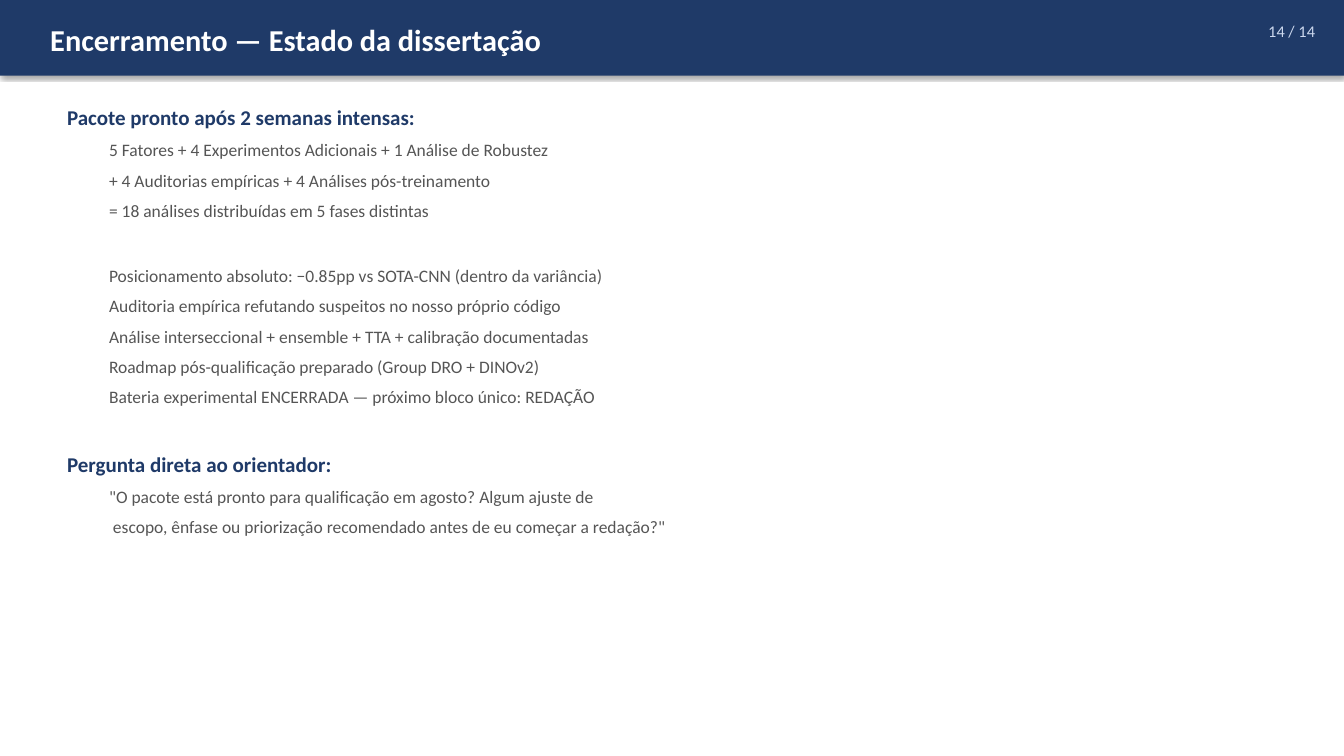
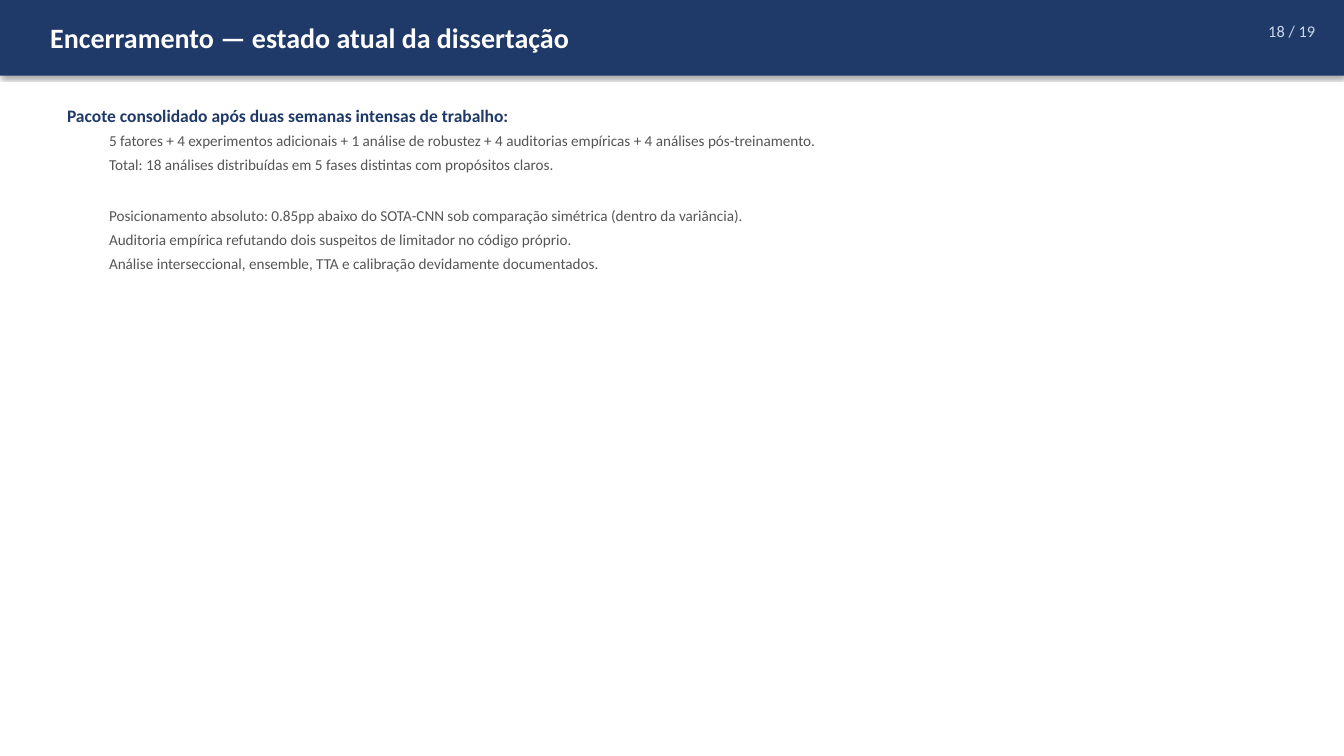
Before and after one commit to marcellozzetti/Facial-Recognition-Models-Mitigating-Bias, a slide deck: slide 18 of docs/apresentações/apresentacao_orientador_2026-05-24.pptx (slide 14 before the commit). Drawn at 1344x756 pixels with LibreOffice and Linux fonts; fonts in the diff are those of the drawing. Boxes give left, top, right and bottom in pixels: in the first picture for what was removed or moved away, otherwise in the second. Text is boxed around its words. In the diff, an @@ line names an element or a change of style, - is before the commit and + after.

```diff
--- a/docs/apresentações/apresentacao_orientador_2026-05-24.pptx
+++ b/docs/apresentações/apresentacao_orientador_2026-05-24.pptx
@@ text at [50,28,569,53]: text changed; size 26 to 24 pt @@
-Encerramento — Estado da dissertação
+Encerramento — estado atual da dissertação
@@ text at [1268,26,1316,37]: text changed @@
-14 / 14
+18 / 19
@@ text at [67,109,815,272]: text changed; size 15 to 13 pt @@
-Pacote pronto após 2 semanas intensas:
-  5 Fatores + 4 Experimentos Adicionais + 1 Análise de Robustez
-  + 4 Auditorias empíricas + 4 Análises pós-treinamento
-  = 18 análises distribuídas em 5 fases distintas
-  Posicionamento absoluto: −0.85pp vs SOTA-CNN (dentro da variância)
-  Auditoria empírica refutando suspeitos no nosso próprio código
-  Análise interseccional + ensemble + TTA + calibração documentadas
-  Roadmap pós-qualificação preparado (Group DRO + DINOv2)
-  Bateria experimental ENCERRADA — próximo bloco único: REDAÇÃO
-Pergunta direta ao orientador:
-  "O pacote está pronto para qualificação em agosto? Algum ajuste de
-  escopo, ênfase ou priorização recomendado antes de eu começar a redação?"
+Pacote consolidado após duas semanas intensas de trabalho:
+  5 fatores + 4 experimentos adicionais + 1 análise de robustez + 4 auditorias empíricas + 4 análises pós-treinamento.
+  Total: 18 análises distribuídas em 5 fases distintas com propósitos claros.
+  Posicionamento absoluto: 0.85pp abaixo do SOTA-CNN sob comparação simétrica (dentro da variância).
+  Auditoria empírica refutando dois suspeitos de limitador no código próprio.
+  Análise interseccional, ensemble, TTA e calibração devidamente documentados.
```
Also in this commit, not shown: 12 other slides changed, 6 slides added, 1 slide removed, 1 other file.
